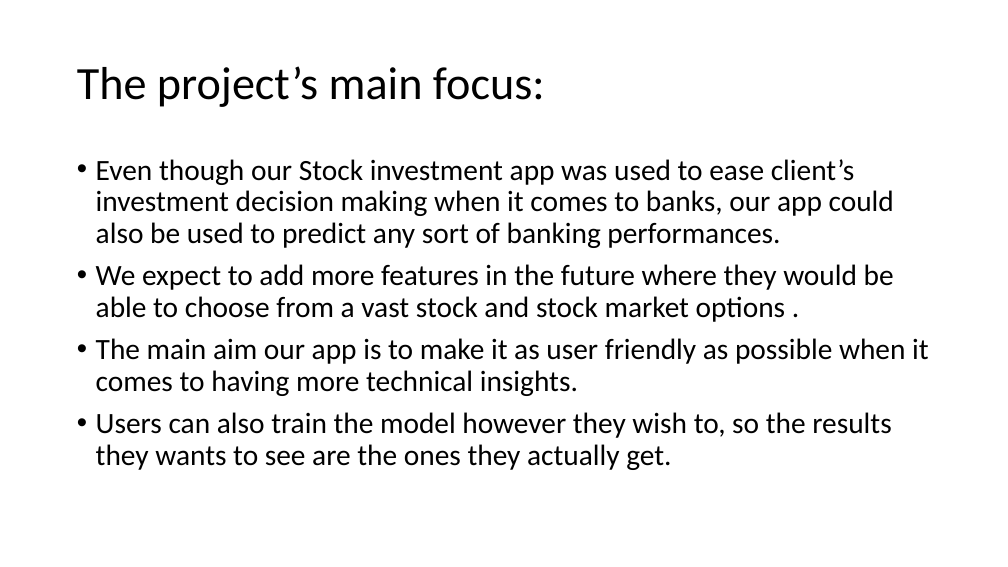
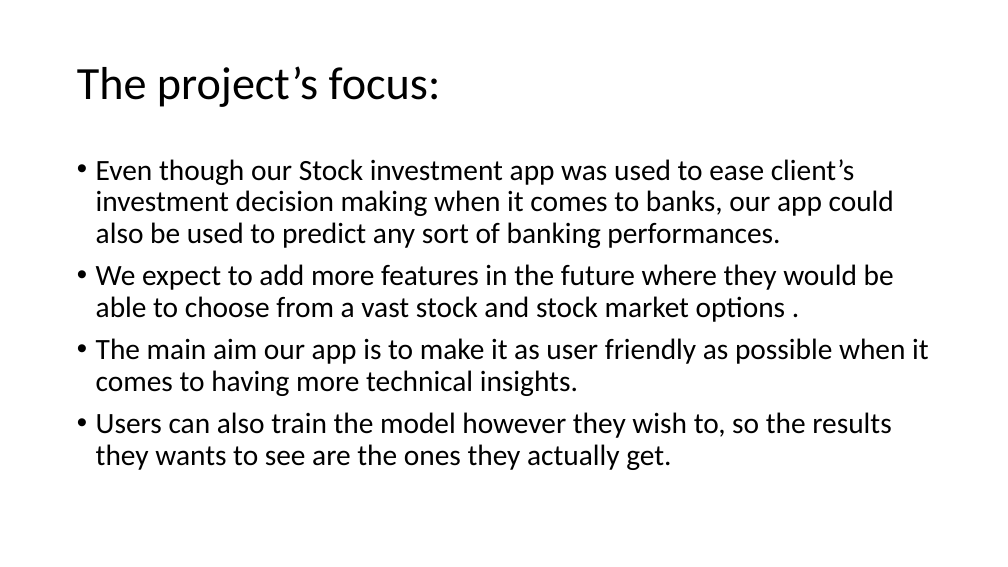
Before and after one commit to Jahanzeb9999/Fintech-Project2, a slide deck: slide 4 of Project 2.pptx. Drawn at 1008x567 pixels with LibreOffice and Linux fonts; fonts in the diff are those of the drawing. Boxes give left, top, right and bottom in pixels: in the first picture for what was removed or moved away, otherwise in the second. Text is boxed around its words. In the diff, an @@ line names an element or a change of style, - is before the commit and + after.

Commit message:
Add files via upload
Cleaned and edited project 2 slides

```diff
--- a/Project 2.pptx
+++ b/Project 2.pptx
@@ title at (77, 66, 441, 107): text changed @@
-The project’s main focus:
+The project’s focus:
```
Also in this commit, not shown: 1 other slide changed, 1 slide removed.
